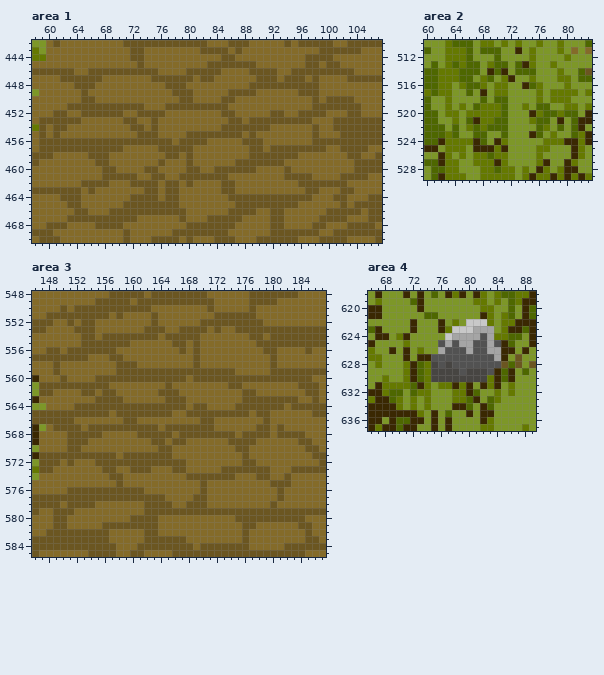
A pixel-art file gets an edit: Assets/Aseprite/forest.aseprite. Above is the file before it was changed.
188x1000 pixels, 1 frame. Colours within 5 levels of each other are drawn and written as one. Shown: area 1: x 58..107, y 442..470; area 2: x 60..83, y 510..529; area 3: x 146..187, y 548..585; area 4: x 66..89, y 618..637. The commit also changed other parts of the picture, which this record leaves out.
Now the later version:
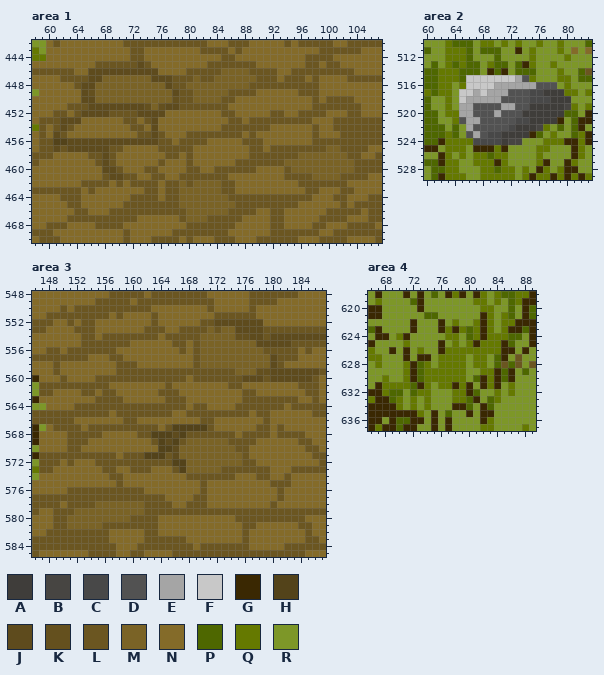
Palette (. is transparent): A #3f3d3a  B #474542  C #484848  D #525252  E #a5a5a5  F #c8c8c8  G #3a2802  H #53431a  J #5e4b1d  K #64501e  L #6b5621  M #7a6326  N #846b29  P #4e6700  Q #657900  R #7d9728
Edits made:
layer "path_texture" added
layer "path_texture2" added
layer "Layer 1" removed
Changed rows in their new state; - is an unchanged pixel.
Area 1, layer "path_texture":
first column x 61:
445 ------LLLLLLJL-----------------------------
446 -----JJJJJJJJJJ---------MMMM---------------
447 -----JJMMMMMMMJJJ---M--MMMMMM--------------
448 ----JJMMMMMMMMMMJ--MMMMMMMMM---------------
449 ----JKMMMMMMMMMMMJ--MMMMM------------------
450 ----JJMMMMMMMMMMMK--MMMM-------------------
451 -----JJJJJJJJKMKJJ-------------------------
452 ---LJJJJ--LLJJJJ---------------------------
453 -JJJ---------LJ----------------------------
454 -JL-----------J----------------------------
455 JL------------JL---------------------------
456 HHJJJJJJJJJJJJJ----------------------------
457 J-JJJJJJ-------------------------------MM--
458 -------JL--------------------------MMMMMMM-
459 -------JL------------------------MMMMMMMMMM
460 -------JJL------------------------MMMMMMMMM
461 --------JJ---------------------------MMMM--
462 ---------L--------M-MMMM-------------------
463 ------------------MMMMMM-------------------
464 ------------------MMMMMMM------------------
465 ------------------MMMMMMMM-----------------
466 -------------------MMMMMM------------------
467 -------------------MMM---------------------
Area 2, layer "rocks":
first column x 65:
515 -FFFFFFFED------
516 -FFFFEEEEEEDDD--
517 FFEFEEEDDDCCAAA-
518 FEEEEEDDDDCCCAAA
519 EEDDDDEEDDAAAAAB
520 EEDDDEDDDAAAAAA-
521 DEEDDDDDCCAAAA--
522 -EDDDDDCAAAB----
523 -DEDCCAAAA------
524 --CCCCABB-------
Area 3, layers "path_texture2", "path_texture":
first column x 170:
552 --JJJJJJJ---------
553 -M-MMJJJJ---------
554 MMMMMKKJJLJJJJJJJJ
555 MMMMMMMMJJJJJ-----
556 MMMMMMMMM--LLL----
557 MMMMMMMMMMJLLL----
558 MMMMMMMMMMJL------
559 -----MMMKKJJJJJJJ-
560 ------JJJ-JJJJJJL-
first column x 162:
567 ----HHHHH-----
568 -HHHJH--------
569 --HJH-MMMMMM--
570 --HHJMMMMMMMM-
571 HHH-JMMMMMMMMM
572 ----HHMMMMMMMM
573 -----HMMMMM---
first column x 151:
578 ----MMMMMMM
579 -MMMMMMMMMM
580 MMMMMMMMM--
581 MMMMM------
Area 4, layer "rocks":
first column x 75:
622 -----RQG--
623 ---GQPQGQ-
624 --QQRPQGQ-
625 -GRQRQGQQQ
626 -GQQQQQQQQ
627 RQQQQRQQRP
628 RQQQQRQQRP
629 QQQQQRRQQ-
630 QQQQQRPG--
Boxes around the changes in both pictures, in picture pixels (x1, y1, x2, y2):
changed: (53, 61, 256, 222)
changed: (284, 145, 354, 180)
changed: (459, 75, 571, 145)
changed: (200, 319, 326, 382)
changed: (144, 424, 242, 473)
changed: (67, 501, 144, 529)
changed: (431, 319, 501, 382)
